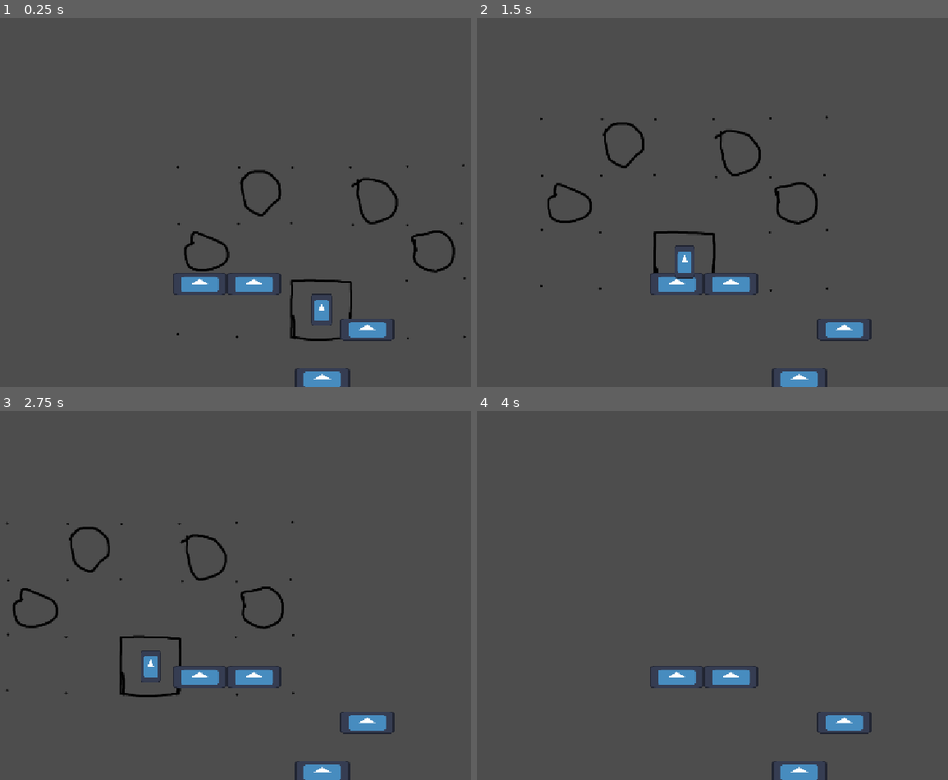
Above: before the commit, frames 1-4 (two rows, left to right).
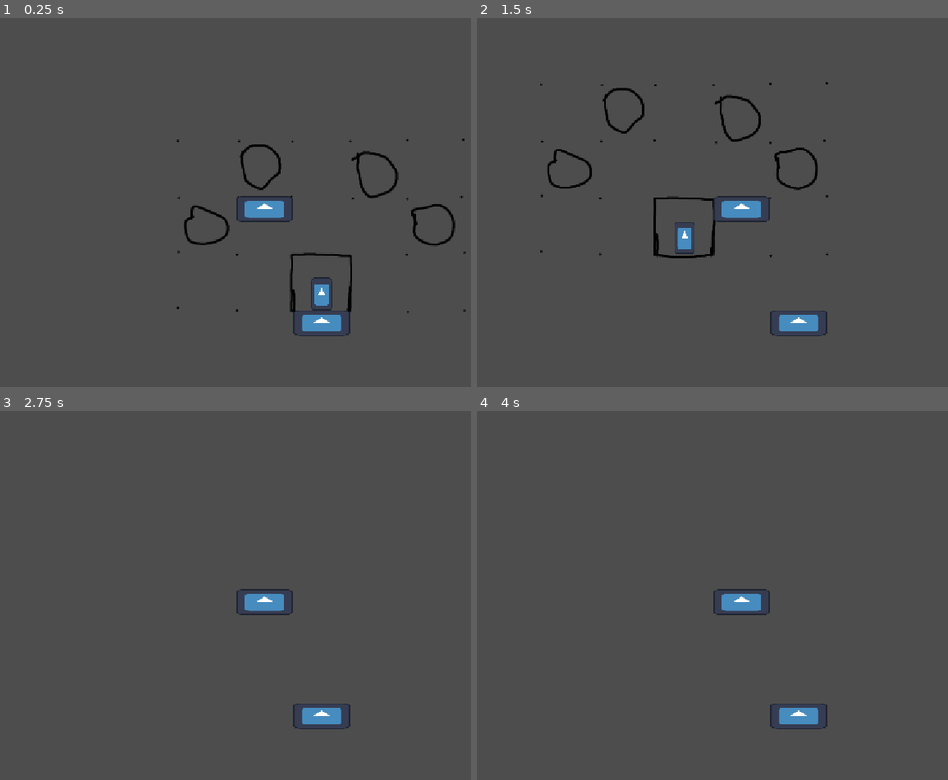
Above: after the commit, the same moments.

Repository: TheDartFrog/HorseFall
Game: Godot game, scene res://Scenes/main_node.tscn
Same seed, same stepped clock (60 frames per second), same inputs: the game is played once before the commit and once after it. The engine's default icon, where the game draws it, is replaced by a stand-in: a white triangle on a blue panel in a dark square.
Inputs (mouse positions are in pixels of both pictures, inside the frame that each line leads up to; where the layout moved, square brackets give the same spot in the first picture):
- Up to frame 1 (0.25 s): no input
- Up to frame 2 (1.5 s): click (684, 224) [684, 294] at 0.5 s; click (684, 224) [684, 294] at 1.25 s
- Up to frame 3 (2.75 s): click (150, 636) [150, 540] at 2 s
- Up to frame 4 (4 s): click (571, 558) at 2.77 s; tap Enter at 3.5 s

The runs differ from the first frame. In frame 1, 4.9% of the frame differs, in the area x 36-99%, y 32-100%; in frame 2, 5.0%, in the area x 13-84%, y 17-100%; in frame 3, 4.0%; in frame 4, 2.6%.

Commit message:
platform blocking movement pt1

Diff:
--- a/Scenes/board.tscn
+++ b/Scenes/board.tscn
@@ -5,7 +5,10 @@
 [ext_resource type="Texture2D" uid="uid://bawqqua0tr7ij" path="res://Assets/Textures/availableMoves_board.png" id="2_uh3b8"]
 [ext_resource type="Texture2D" uid="uid://q284yrqpcsja" path="res://Assets/Textures/yes.png" id="3_uh3b8"]
 
-[node name="Board" type="Node2D" unique_id=850784260]
+[sub_resource type="CircleShape2D" id="CircleShape2D_lm2wk"]
+radius = 43.0
+
+[node name="Board" type="Node2D" unique_id=1612773149]
 script = ExtResource("1_shhme")
 
 [node name="board_checkerboard" type="TextureRect" parent="." unique_id=1882535426]
@@ -24,6 +27,7 @@
 size_flags_horizontal = 4
 size_flags_vertical = 4
 texture = ExtResource("1_2wvcj")
+stretch_mode = 2
 
 [node name="board_moves" type="TextureRect" parent="." unique_id=1779409059]
 z_index = 3
@@ -57,6 +61,12 @@
 grow_vertical = 2
 texture_hover = ExtResource("3_uh3b8")
 
+[node name="Area2Dbtn1" type="Area2D" parent="goButton1" unique_id=1849135463]
+
+[node name="buttonCol1" type="CollisionShape2D" parent="goButton1/Area2Dbtn1" unique_id=128862435]
+position = Vector2(50, 50)
+shape = SubResource("CircleShape2D_lm2wk")
+
 [node name="goButton2" type="TextureButton" parent="." unique_id=579986029]
 z_index = 3
 z_as_relative = false
@@ -72,6 +82,12 @@
 grow_horizontal = 2
 grow_vertical = 2
 texture_hover = ExtResource("3_uh3b8")
+
+[node name="Area2Dbtn2" type="Area2D" parent="goButton2" unique_id=1752100296]
+
+[node name="buttonCol2" type="CollisionShape2D" parent="goButton2/Area2Dbtn2" unique_id=1769172950]
+position = Vector2(50, 50)
+shape = SubResource("CircleShape2D_lm2wk")
 
 [node name="goButton3" type="TextureButton" parent="." unique_id=1031441957]
 z_index = 3
@@ -89,6 +105,12 @@
 grow_vertical = 2
 texture_hover = ExtResource("3_uh3b8")
 
+[node name="Area2Dbtn3" type="Area2D" parent="goButton3" unique_id=367555209]
+
+[node name="buttonCol3" type="CollisionShape2D" parent="goButton3/Area2Dbtn3" unique_id=961903498]
+position = Vector2(50, 50)
+shape = SubResource("CircleShape2D_lm2wk")
+
 [node name="goButton4" type="TextureButton" parent="." unique_id=533248489]
 z_index = 3
 z_as_relative = false
@@ -105,6 +127,12 @@
 grow_vertical = 2
 texture_hover = ExtResource("3_uh3b8")
 
+[node name="Area2Dbtn4" type="Area2D" parent="goButton4" unique_id=80298371]
+
+[node name="buttonCol4" type="CollisionShape2D" parent="goButton4/Area2Dbtn4" unique_id=740787351]
+position = Vector2(50, 50)
+shape = SubResource("CircleShape2D_lm2wk")
+
 [connection signal="button_down" from="goButton1" to="." method="_on_go_button_1_button_down"]
 [connection signal="button_down" from="goButton2" to="." method="_on_go_button_2_button_down"]
 [connection signal="button_down" from="goButton3" to="." method="_on_go_button_3_button_down"]
--- a/Scenes/main_node.tscn
+++ b/Scenes/main_node.tscn
@@ -7,22 +7,14 @@
 [node name="MainNode" type="Node2D" unique_id=1211837900]
 
 [node name="Platform" parent="." unique_id=974148504 instance=ExtResource("1_jah86")]
-position = Vector2(-47, 101)
+position = Vector2(-50, 0)
 
 [node name="PlayerScene" parent="." unique_id=630646939 instance=ExtResource("2_5otrc")]
 unique_name_in_owner = true
-
-[node name="Platform2" parent="." unique_id=299482523 instance=ExtResource("1_jah86")]
-position = Vector2(32, 14)
-
-[node name="Platform3" parent="." unique_id=300946520 instance=ExtResource("1_jah86")]
-position = Vector2(-167, -66)
-
-[node name="Platform4" parent="." unique_id=2033096162 instance=ExtResource("1_jah86")]
-position = Vector2(143, 167)
-
-[node name="Platform5" parent="." unique_id=488197905 instance=ExtResource("1_jah86")]
-position = Vector2(-262, -66)
+position = Vector2(0, -2)
 
 [node name="CameraController" parent="." unique_id=804672092 instance=ExtResource("3_nfdxk")]
 unique_name_in_owner = true
+
+[node name="Platform2" parent="." unique_id=1213041697 instance=ExtResource("1_jah86")]
+position = Vector2(-150, -200)
--- a/Scenes/platform.tscn
+++ b/Scenes/platform.tscn
@@ -12,8 +12,8 @@
 [node name="platformSprite" type="TextureRect" parent="." unique_id=505994198]
 z_index = 1
 z_as_relative = false
-offset_right = 96.0
-offset_bottom = 40.0
+offset_right = 100.0
+offset_bottom = 45.0
 mouse_filter = 2
 texture = ExtResource("1_1rc8e")
 expand_mode = 1
--- a/Scenes/playerScene.tscn
+++ b/Scenes/playerScene.tscn
@@ -30,7 +30,7 @@
 
 [node name="Board" parent="." unique_id=850784260 instance=ExtResource("3_ok6mi")]
 z_as_relative = false
-position = Vector2(0, -130)
+position = Vector2(0, -148)
 
 [node name="horsNode1" type="Node2D" parent="." unique_id=1423556307]
 position = Vector2(-200, -120)
--- a/boardScript.gd
+++ b/boardScript.gd
@@ -45,7 +45,18 @@
 			#TODO: gray out possible moves
 
 func updateMoves():
-	pass #TODO: check collision, if allowed enable button
+	if $goButton1/Area2Dbtn1.get_overlapping_bodies().is_empty():
+		enableButton(1)
+	else: disableButton(1)
+	if $goButton2/Area2Dbtn2.get_overlapping_bodies().is_empty():
+		enableButton(2)
+	else: disableButton(2)
+	if $goButton3/Area2Dbtn3.get_overlapping_bodies().is_empty():
+		enableButton(3)
+	else: disableButton(3)
+	if $goButton4/Area2Dbtn4.get_overlapping_bodies().is_empty():
+		enableButton(4)
+	else: disableButton(4)
 
 func enableButton(number: int):
 
